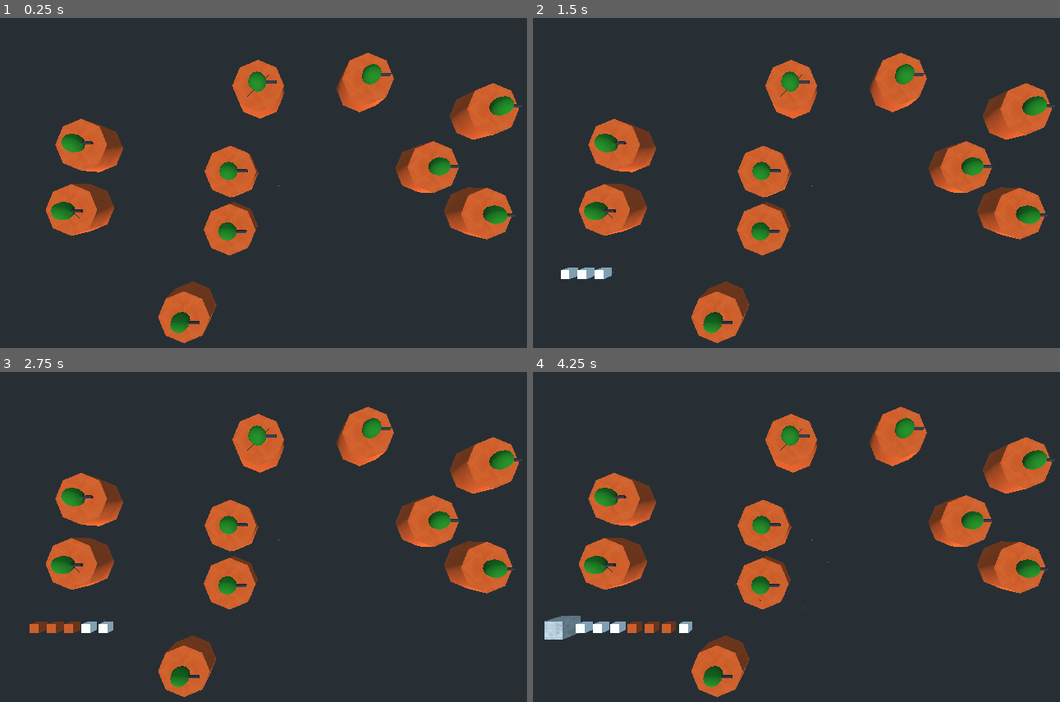
Above: before the commit, frames 1-4 (two rows, left to right).
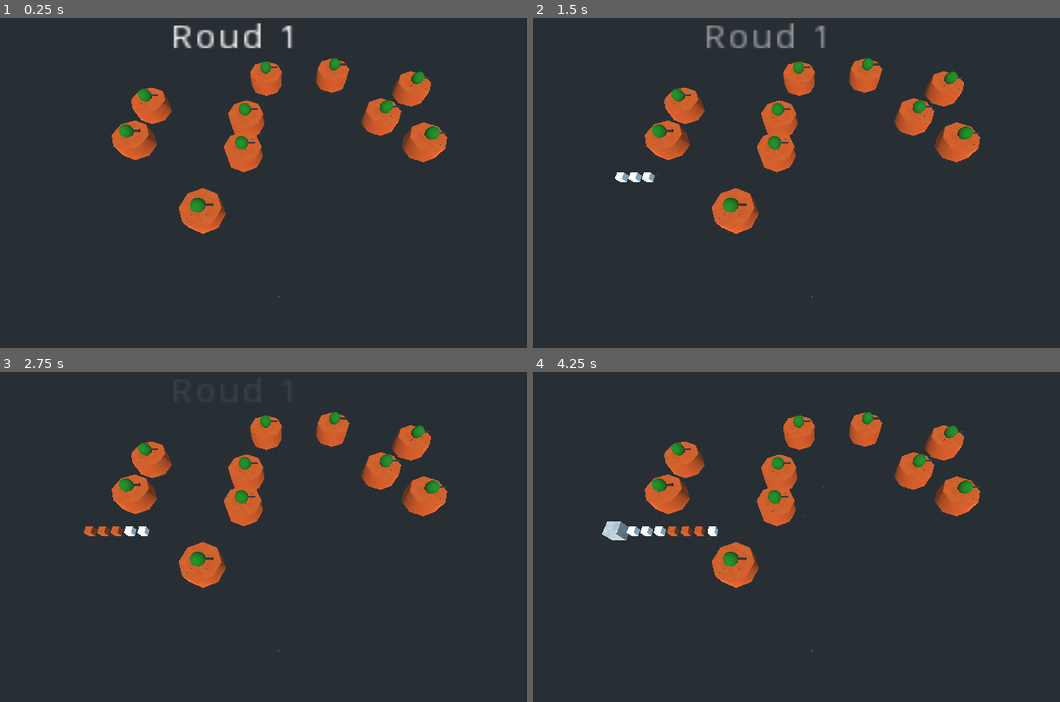
Above: after the commit, the same moments.

Repository: dequevedo/GameOff2021
Game: Godot game, scene res://Scenes/Mapa1.tscn
Same seed, same stepped clock (60 frames per second), same inputs: the game is played once before the commit and once after it.
Inputs:
- Up to frame 1 (0.25 s): no input
- Up to frame 2 (1.5 s): tap Enter at 0.5 s
- Up to frame 3 (2.75 s): no input
- Up to frame 4 (4.25 s): no input

The runs differ from the first frame. In frame 1, 18% of the frame differs, in the area x 8-100%, y 1-99%; in frame 2, 19%; in frame 3, 18%; in frame 4, 19%, in the area x 2-100%, y 10-99%.

Commit message:
texto de round no inicio do round

Diff:
--- a/Scenes/Mapa1.tscn
+++ b/Scenes/Mapa1.tscn
@@ -7,6 +7,22 @@
 _data = {
 "points": PoolVector3Array( 0, 0, 0, 0, 0, 0, 8, 1, -1, 0, 0, 0, 0, 0, 0, 16, 1, -1, 0, 0, 0, 0, 0, 0, 24, 1, -1, 0, 0, 0, 0, 0, 0, 24, 1, -17, 0, 0, 0, 0, 0, 0, 48, 1, -17, 0, 0, 0, 0, 0, 0, 48, 1, -1, 0, 0, 0, 0, 0, 0, 64, 1, -1, 0, 0, 0, 0, 0, 0, 72, 1, -1 ),
 "tilts": PoolRealArray( 0, 0, 0, 0, 0, 0, 0, 0 )
+}
+
+[sub_resource type="Animation" id=2]
+resource_name = "sumir"
+length = 3.0
+tracks/0/type = "value"
+tracks/0/path = NodePath("Label:modulate")
+tracks/0/interp = 1
+tracks/0/loop_wrap = true
+tracks/0/imported = false
+tracks/0/enabled = true
+tracks/0/keys = {
+"times": PoolRealArray( 0, 3 ),
+"transitions": PoolRealArray( 1, 1 ),
+"update": 0,
+"values": [ Color( 1, 1, 1, 1 ), Color( 1, 1, 1, 0 ) ]
 }
 
 [node name="Mapa 1" type="Spatial"]
@@ -20,7 +36,7 @@
 transform = Transform( 1, 0, 0, 0, 0.819152, 0.573576, 0, -0.573576, 0.819152, 28.3, 5.9, 5.5 )
 
 [node name="Camera" type="Camera" parent="."]
-transform = Transform( 1, 0, 0, 0, -4.37114e-08, 1, 0, -1, -4.37114e-08, 37, 28, -17.9 )
+transform = Transform( 1, 0, 0, 0, 0.422618, 0.906308, 0, -0.906308, 0.422618, 37, 31.7, 7.7 )
 fov = 75.5384
 
 [node name="SpawnTime" type="Timer" parent="."]
@@ -60,5 +76,27 @@
 [node name="Formiga10" parent="." instance=ExtResource( 2 )]
 transform = Transform( 10.85, 0, 0, 0, 10.85, 0, 0, 0, 10.85, 60.3, 0, -14.8 )
 
+[node name="Control" type="Control" parent="."]
+margin_right = 40.0
+margin_bottom = 40.0
+__meta__ = {
+"_edit_use_anchors_": false
+}
+
+[node name="Label" type="Label" parent="Control"]
+modulate = Color( 1, 1, 1, 0 )
+margin_left = 643.455
+margin_top = 62.2724
+margin_right = 699.455
+margin_bottom = 76.2724
+rect_scale = Vector2( 8.56953, 6.87517 )
+text = "Round 1"
+__meta__ = {
+"_edit_use_anchors_": false
+}
+
+[node name="AnimationPlayer" type="AnimationPlayer" parent="Control"]
+anims/sumir = SubResource( 2 )
+
 [connection signal="timeout" from="SpawnTime" to="." method="_on_SpawnTime_timeout"]
 [connection signal="timeout" from="Rodada" to="." method="_on_Rodada_timeout"]
--- a/Scripts/Mapa1.gd
+++ b/Scripts/Mapa1.gd
@@ -18,6 +18,9 @@
 
 
 func rodada():
+
+	$Control/Label.text = str("Roud ",rodadaCont+1 )
+	$Control/AnimationPlayer.play("sumir")
 	for i in rodadas[rodadaCont]:
 		var new_bug
 
@@ -38,6 +41,7 @@
 
 
 func _on_Rodada_timeout():
+
 	rodada()
 	pass
 
Not shown: 1 places in Scenes/Mapa1.tscn that only renumber resources
